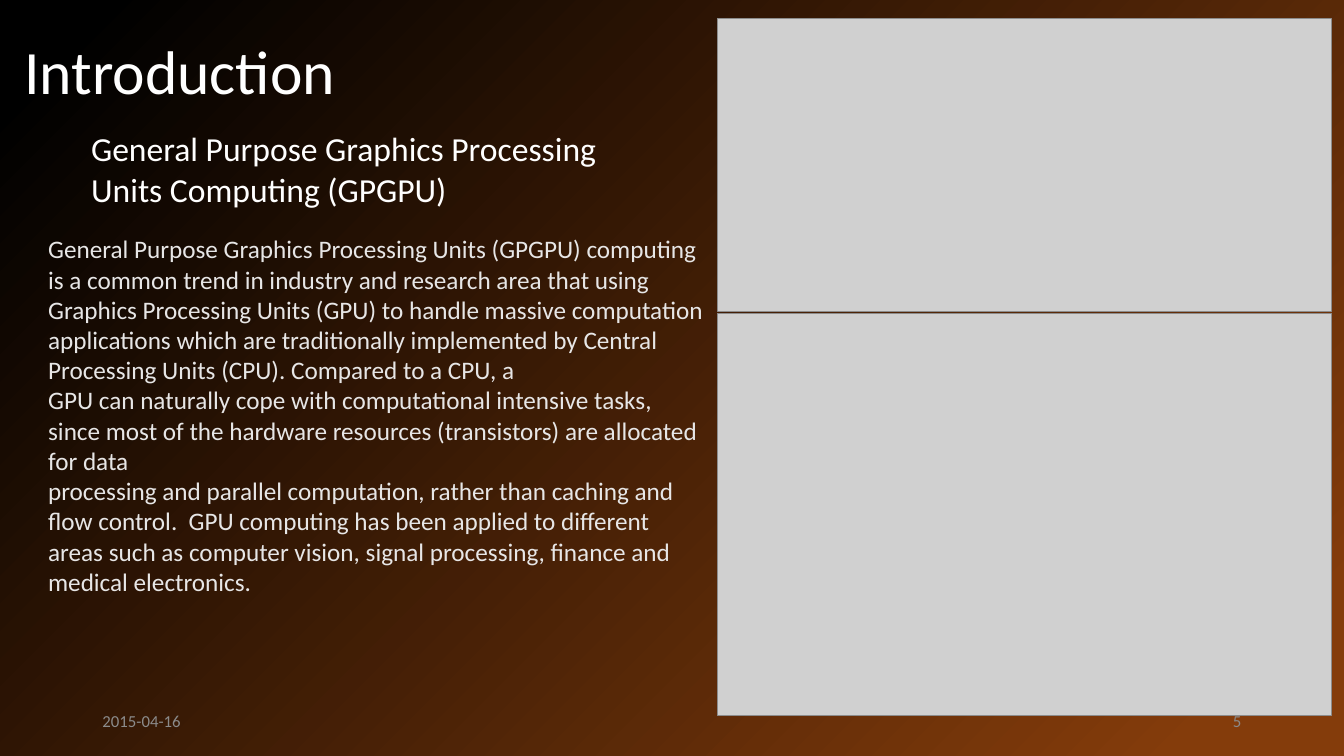
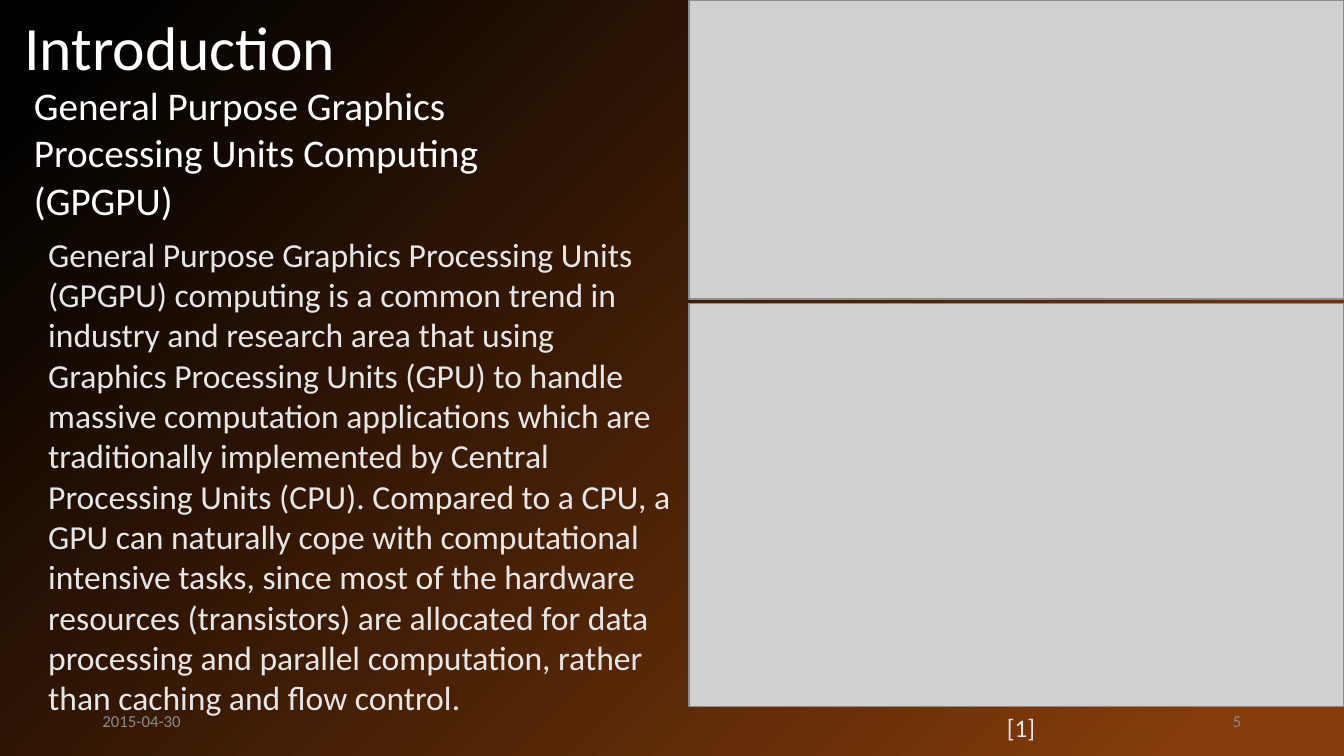
Before and after one commit to john-jiang-ca/Tianpei, a slide deck: slide 5 of FCSD-CUDA project/Presentation/CCECE2015 Presentation Tianpei Chen.pptx. Drawn at 1344x756 pixels with LibreOffice and Linux fonts; fonts in the diff are those of the drawing; grey boxes stand for pictures. Boxes give left, top, right and bottom in pixels: in the first picture for what was removed or moved away, otherwise in the second. Text is boxed around its words. In the diff, an @@ line names an element or a change of style, - is before the commit and + after.

```diff
--- a/FCSD-CUDA project/Presentation/CCECE2015 Presentation Tianpei Chen.pptx
+++ b/FCSD-CUDA project/Presentation/CCECE2015 Presentation Tianpei Chen.pptx
@@ title "Introduction" moved from (x1=24, y1=51, x2=335, y2=95) to (x1=24, y1=27, x2=335, y2=71) @@
@@ picture resized from (x1=718, y1=19, x2=1332, y2=312) to (x1=690, y1=0, x2=1344, y2=299) @@
@@ text "General Purpose Graphics Processing Units ..." moved from (x1=91, y1=137, x2=596, y2=208) to (x1=34, y1=92, x2=478, y2=221) @@
@@ text "General Purpose Graphics Processing Units ..." at (x1=34, y1=92, x2=478, y2=221): size 24 to 28 pt @@
@@ text at (x1=48, y1=243, x2=670, y2=719): text changed; size 18 to 24 pt @@
-General Purpose Graphics Processing Units (GPGPU) computing
-is a common trend in industry and research area that using Graphics Processing Units (GPU) to handle massive computation applications which are traditionally implemented by Central Processing Units (CPU). Compared to a CPU, a
-GPU can naturally cope with computational intensive tasks,
-since most of the hardware resources (transistors) are allocated for data
-processing and parallel computation, rather than caching and
-flow control. GPU computing has been applied to different areas such as computer vision, signal processing, finance and medical electronics.
+General Purpose Graphics Processing Units (GPGPU) computing is a common trend in industry and research area that using Graphics Processing Units (GPU) to handle massive computation applications which are traditionally implemented by Central Processing Units (CPU). Compared to a CPU, a GPU can naturally cope with computational intensive tasks, since most of the hardware resources (transistors) are allocated for data processing and parallel computation, rather than caching and flow control.
@@ picture resized from (x1=718, y1=314, x2=1332, y2=716) to (x1=690, y1=304, x2=1344, y2=707) @@
@@ text at (x1=102, y1=716, x2=180, y2=727): text changed @@
-2015-04-16
+2015-04-30
@@ text added at (x1=1007, y1=718, x2=1035, y2=741), 18 pt, text #E7E6E6 @@
+[1]
```
Also in this commit, not shown: 17 other slides changed, 5 slides added, 1 other file.
